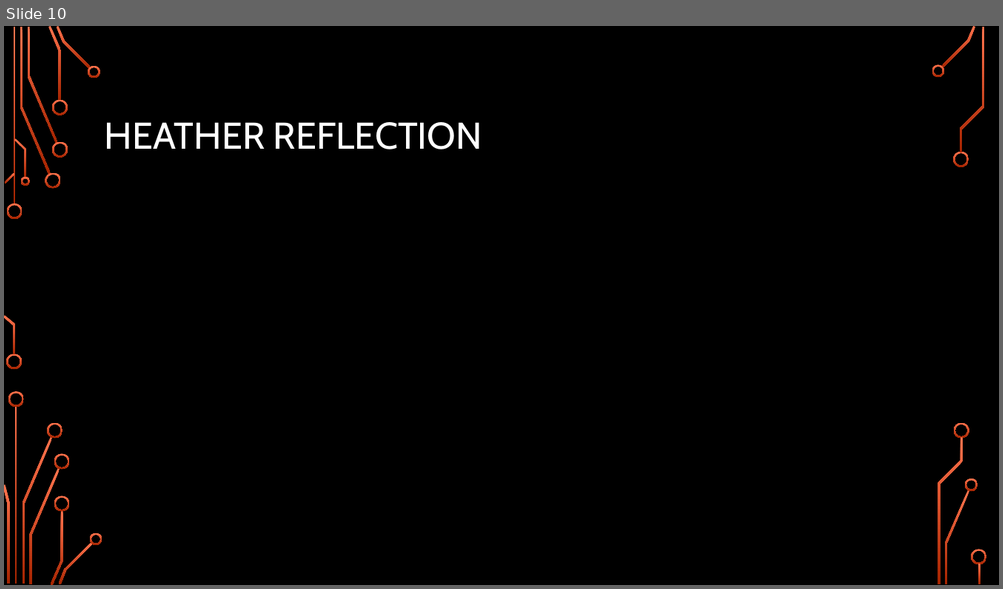
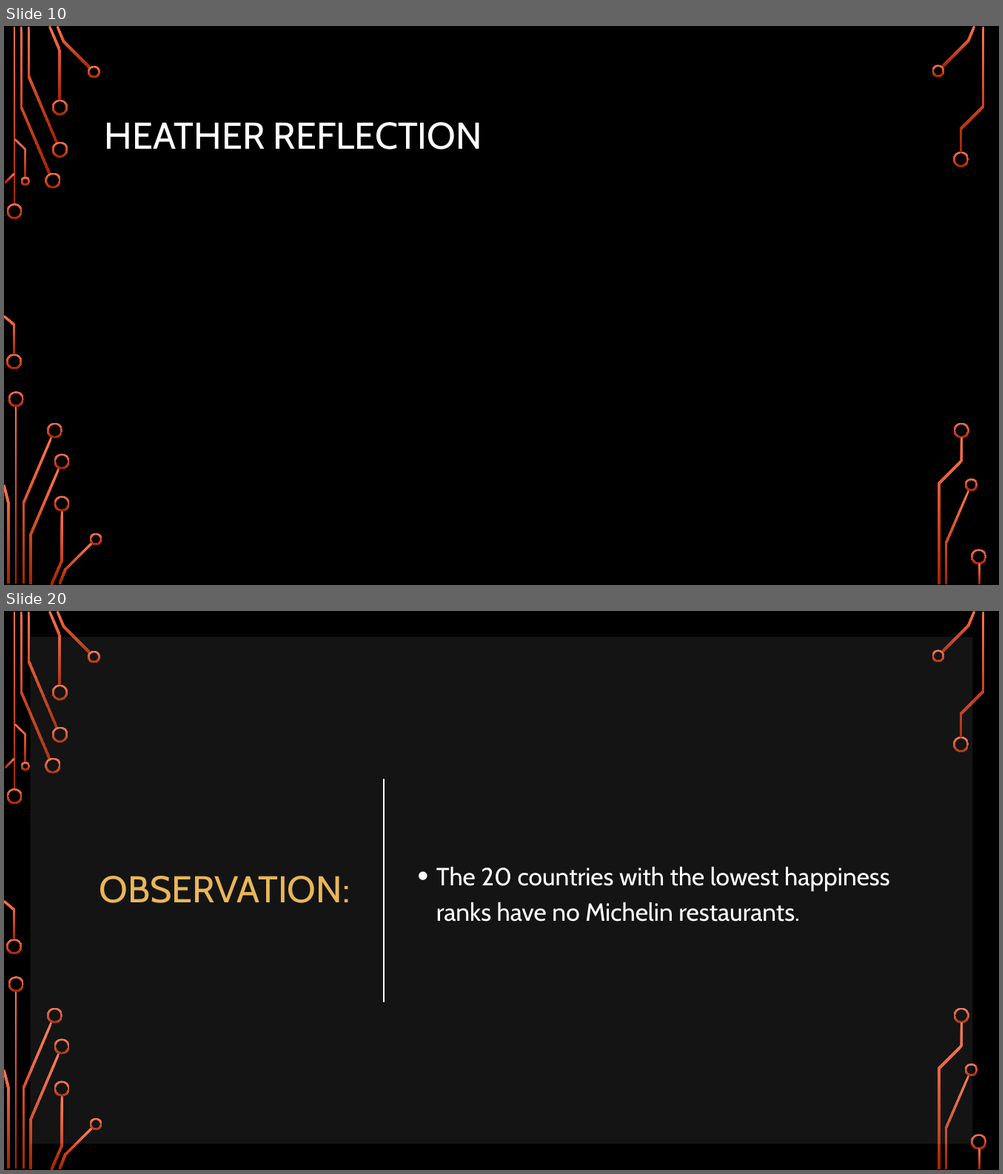
Before and after one commit to HBarker74582/Hap-Py, a slide deck: The Dimensions of Happiness.pptx. Shown one above the other, each under a label of ours: slide 10 before the commit, slides 10 and 20 after it; the slides between them are not shown. The pictures are 1003x589 and 1003x1174 pixels, drawn with LibreOffice and Linux fonts; fonts in the diff are those of the drawing; background and template pictures are left out. Boxes give left, top, right and bottom in pixels: in the first picture for what was removed or moved away, otherwise in the second. Text is boxed around its words. In the diff, an @@ line names an element or a change of style, - is before the commit and + after.

```diff
--- a/The Dimensions of Happiness.pptx
+++ b/The Dimensions of Happiness.pptx
@@ slide 20 added at (x1=4, y1=611, x2=999, y2=1170), background picture (left out); not listed: 36 template elements that a slide beside it also shows @@
@@ rectangle added at (x1=30, y1=637, x2=973, y2=1145), fill #FFFFFF at 8% opacity @@
@@ line added from (384, 779) to (384, 1002), #FFFFFF 1.5 pt @@
@@ title added at (x1=99, y1=876, x2=350, y2=903), 36 pt, text #E9B758 @@
+OBSERVATION:
@@ text added at (x1=436, y1=866, x2=890, y2=922), 24 pt, text #FFFFFF @@
+• The 20 countries with the lowest happiness ranks have no Michelin restaurants.
```
Also in this commit, not shown: 10 other slides added, 4 other files.
